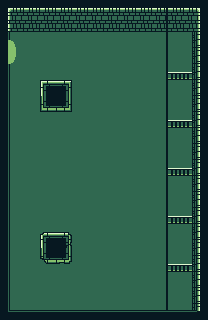
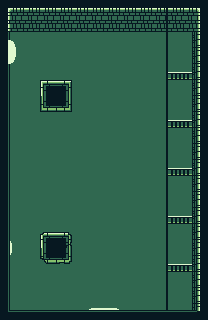
The second 208x320 image is a revision of the first. Changes to its layers:
painted on "Layer 1" over 10, 241, 119, 310
painted on "walls" over 8, 40, 16, 64
painted on "Layer 0" over 8, 40, 16, 64
